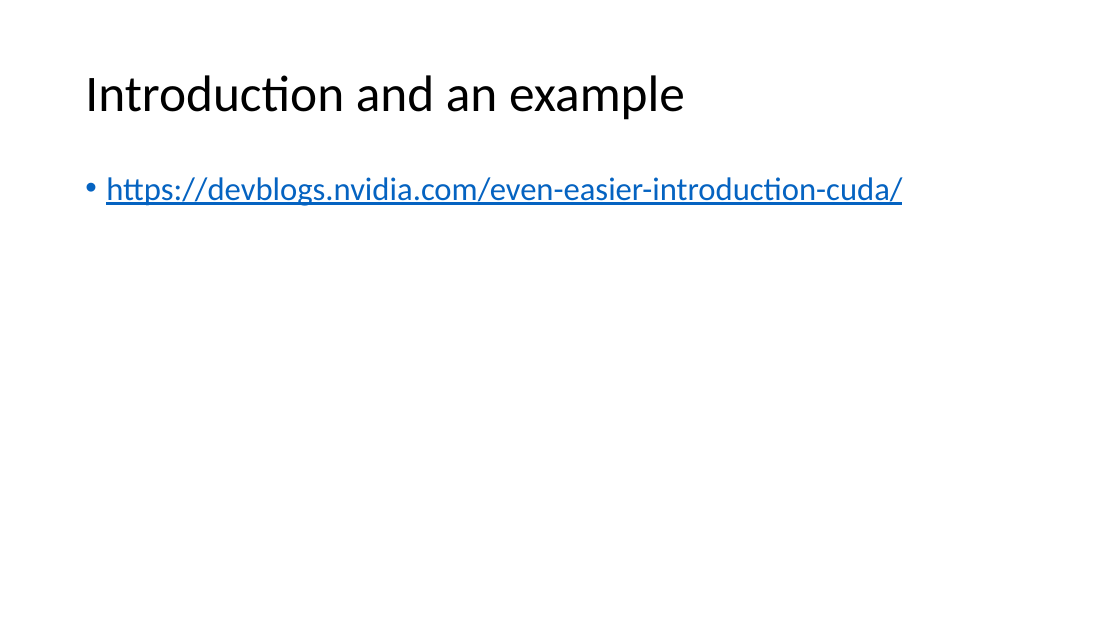
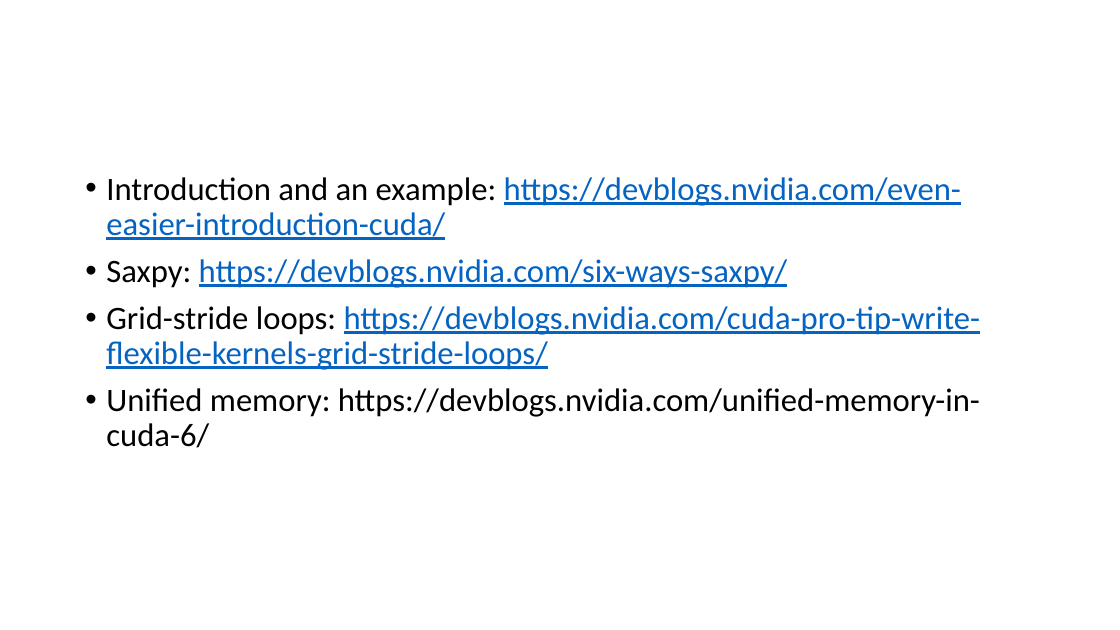
Before and after one commit to UML-Ionosphere-Plasmasphere-Modeling/Coupling-Model, a slide deck: slide 2 of cuda.pptx. Drawn at 1120x630 pixels with LibreOffice and Linux fonts; fonts in the diff are those of the drawing. Boxes give left, top, right and bottom in pixels: in the first picture for what was removed or moved away, otherwise in the second. Text is boxed around its words. In the diff, an @@ line names an element or a change of style, - is before the commit and + after.

```diff
--- a/cuda.pptx
+++ b/cuda.pptx
@@ title removed at <box>85,75,685,120</box> @@
-Introduction and an example
@@ text at <box>106,177,981,448</box>: text changed @@
-• https://devblogs.nvidia.com/even-easier-introduction-cuda/
+• Introduction and an example: https://devblogs.nvidia.com/even-easier-introduction-cuda/
+• Saxpy: https://devblogs.nvidia.com/six-ways-saxpy/
+• Grid-stride loops: https://devblogs.nvidia.com/cuda-pro-tip-write-flexible-kernels-grid-stride-loops/
+• Unified memory: https://devblogs.nvidia.com/unified-memory-in-cuda-6/
```
Also in this commit, not shown: 1 other slide changed, 2 slides added, 4 slides removed, 9 other files.
